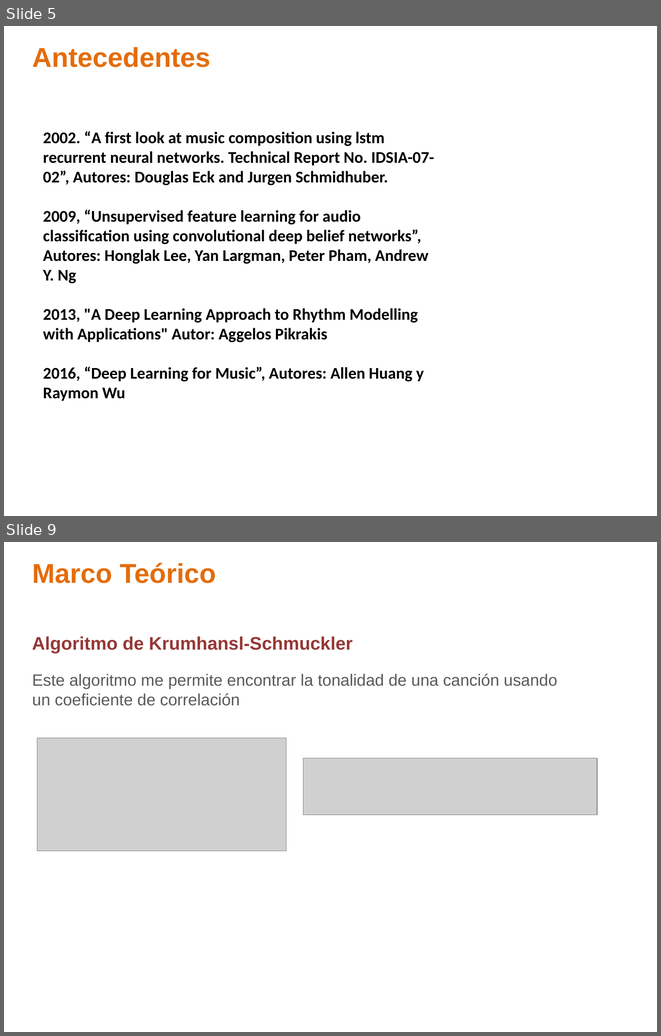
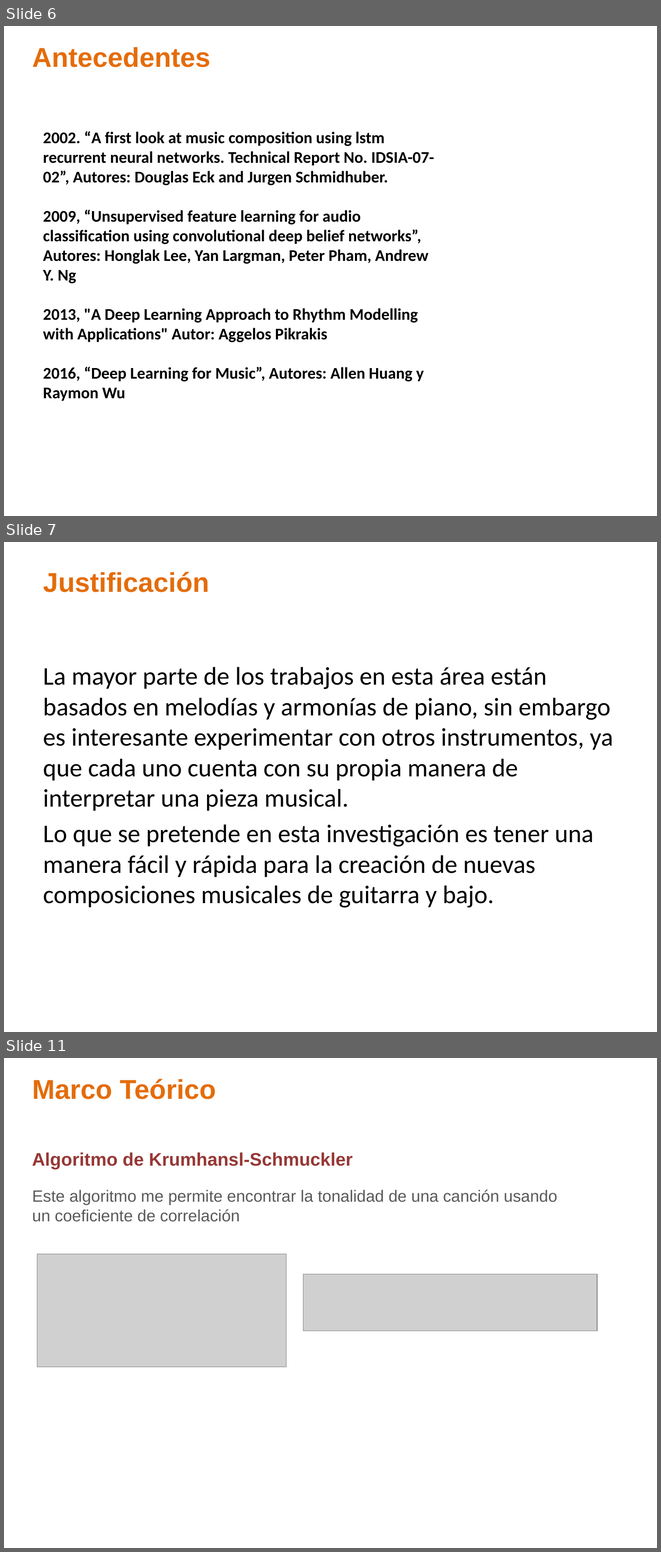
Before and after one commit to ealn/Tesis, a slide deck: documentos/Presentacion.pptx. Shown one above the other, each under a label of ours: slides 5 and 9 before the commit, slides 6, 7 and 11 after it; the slides between them are not shown. The pictures are 661x1036 and 661x1552 pixels, drawn with LibreOffice and Linux fonts; fonts in the diff are those of the drawing; grey boxes stand for pictures; background and template pictures are left out. Boxes give left, top, right and bottom in pixels: in the first picture for what was removed or moved away, otherwise in the second. Text is boxed around its words. In the diff, an @@ line names an element or a change of style, - is before the commit and + after.

```diff
--- a/documentos/Presentacion.pptx
+++ b/documentos/Presentacion.pptx
@@ slide 7 added at box(4, 542, 657, 1032), background picture (left out) @@
@@ title added at box(43, 572, 209, 592), 30 pt, text #E46C0A, bold @@
+Justificación
@@ text added at box(43, 667, 613, 908), 28 pt, text #000000 @@
+La mayor parte de los trabajos en esta área están basados en melodías y armonías de piano, sin embargo es interesante experimentar con otros instrumentos, ya que cada uno cuenta con su propia manera de interpretar una pieza musical.
+Lo que se pretende en esta investigación es tener una manera fácil y rápida para la creación de nuevas composiciones musicales de guitarra y bajo.
@@ what was slide 5 is now slide 6 @@
@@ what was slide 9 is now slide 11 @@
```
Also in this commit, not shown: 11 slides changed, 3 other slides added, 1 other file.
